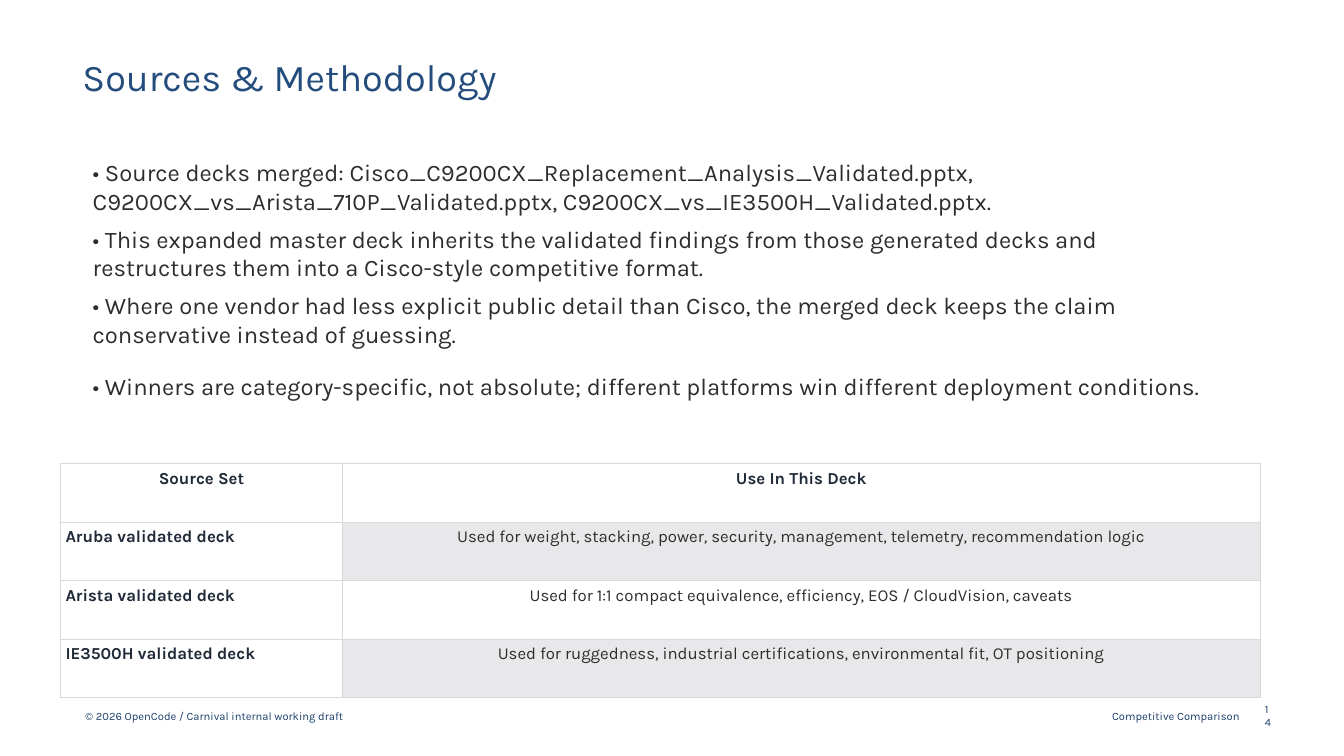
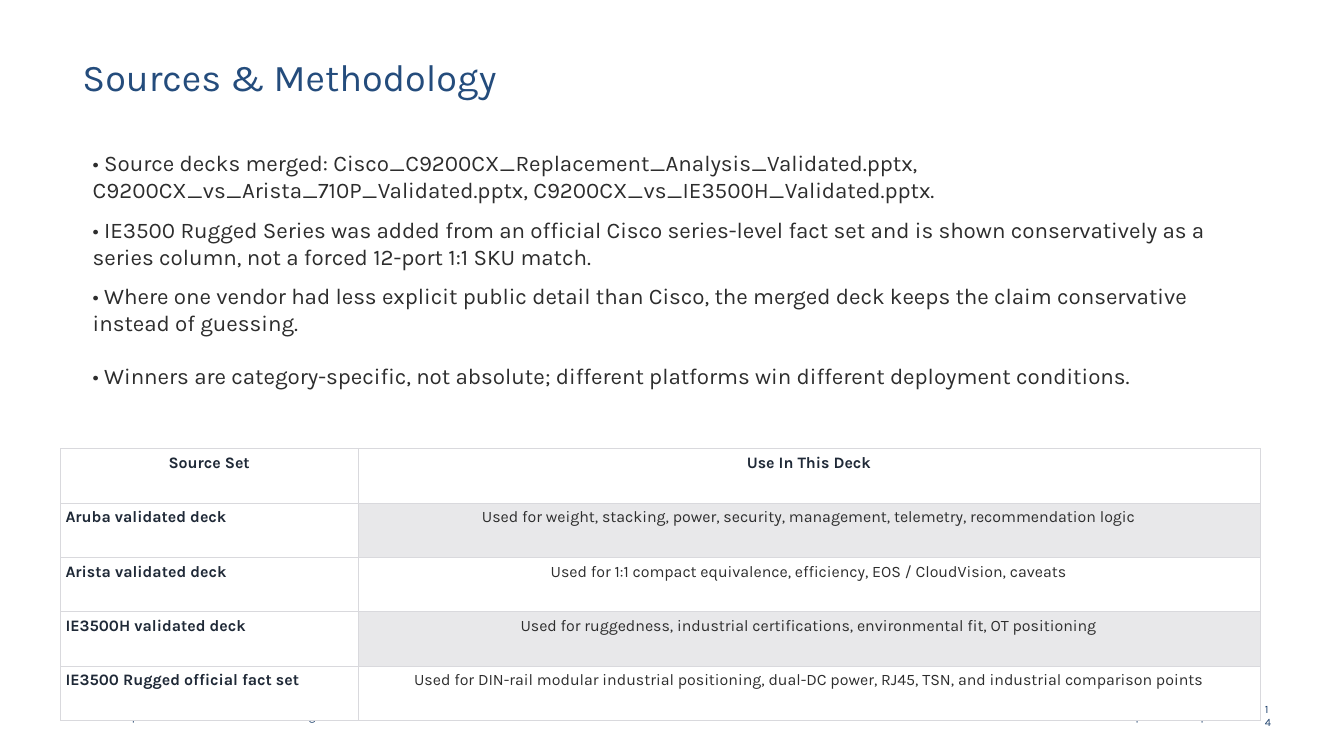
Before and after one commit to 91ped24-sketch/Comparaciones, a slide deck: slide 14 of expanded_master_c9200cx_competitive_comparison.pptx. Drawn at 1344x756 pixels with LibreOffice and Linux fonts; fonts in the diff are those of the drawing. Boxes give left, top, right and bottom in pixels: in the first picture for what was removed or moved away, otherwise in the second. Text is boxed around its words. In the diff, an @@ line names an element or a change of style, - is before the commit and + after.

Commit message:
Add IE3500 Rugged

```diff
--- a/expanded_master_c9200cx_competitive_comparison.pptx
+++ b/expanded_master_c9200cx_competitive_comparison.pptx
@@ text at <box>93,222,1204,271</box>: text changed; size 17 to 16 pt @@
-• This expanded master deck inherits the validated findings from those generated decks and restructures them into a Cisco-style competitive format.
+• IE3500 Rugged Series was added from an official Cisco series-level fact set and is shown conservatively as a series column, not a forced 12-port 1:1 SKU match.
@@ 3 texts: place and size @@
-3 texts at <box>93,164,1199,401</box>
+3 texts at <box>93,155,1187,390</box>
@@ size 17 to 16 pt in 3 elements at <box>93,155,934,204</box>, <box>93,288,1187,337</box>, <box>104,368,1130,390</box> @@
@@ table at <box>60,449,1260,693</box> @@
+row 5: IE3500 Rugged official fact set | Used for DIN-rail modular industrial positioning, dual-DC power, RJ45, TSN, and industrial comparison points
@@ table: place and size @@
-table at <box>60,464,1260,667</box>
+table at <box>60,449,1260,693</box>
```
Also in this commit, not shown: 13 other slides changed, 1 other file.
